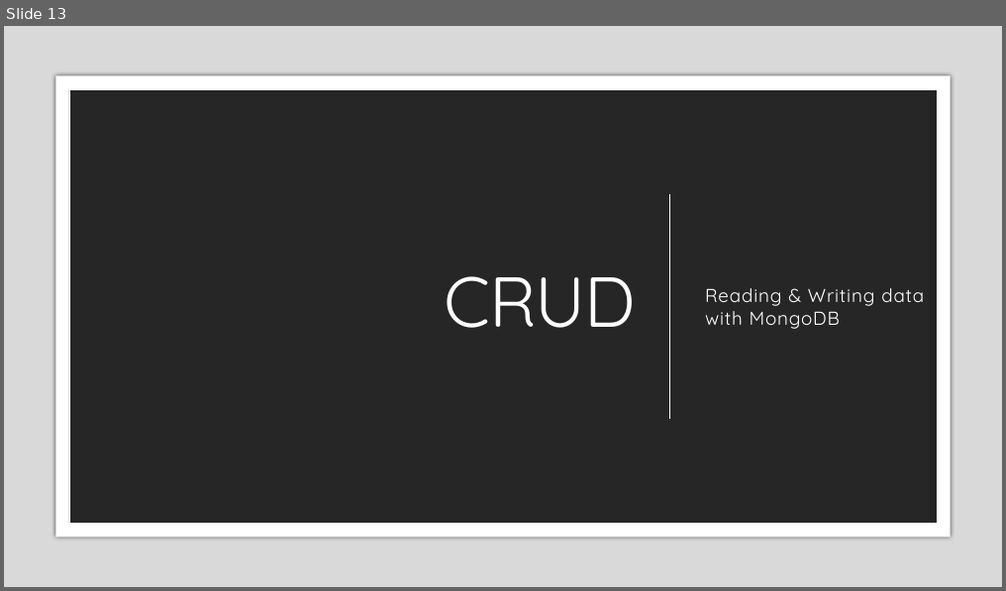
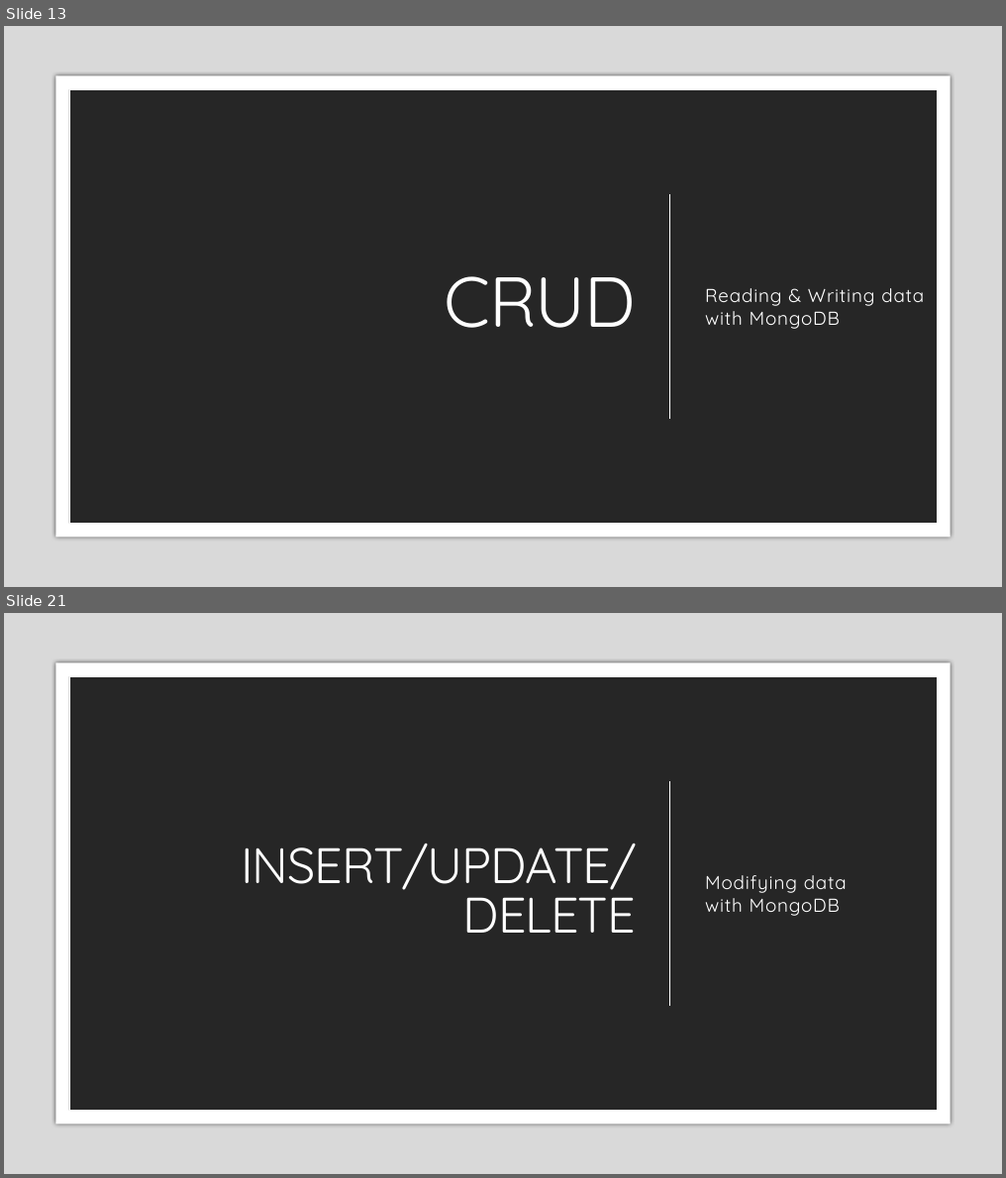
Before and after one commit to zackstotts/base-node-curriculum, a slide deck: unit_03/slides/02 MongoDB & Node.pptx. Shown one above the other, each under a label of ours: slide 13 before the commit, slides 13 and 21 after it; the slides between them are not shown. The pictures are 1006x591 and 1006x1178 pixels, drawn with LibreOffice and Linux fonts; fonts in the diff are those of the drawing. Boxes give left, top, right and bottom in pixels: in the first picture for what was removed or moved away, otherwise in the second. Text is boxed around its words. In the diff, an @@ line names an element or a change of style, - is before the commit and + after.

```diff
--- a/unit_03/slides/02 MongoDB & Node.pptx
+++ b/unit_03/slides/02 MongoDB & Node.pptx
@@ slide 21 added at (4,613,1002,1174), background #000000 @@
@@ rectangle added at (4,613,1002,1174), fill #D9D9D9 @@
@@ rectangle added at (55,663,950,1124), fill #FFFFFF @@
@@ rectangle added at (69,676,937,1111), fill #262626, outline #FFFFFF 0.5 pt @@
@@ rectangle added at (111,717,895,1069), fill #000000 @@
@@ line added from (669, 781) to (669, 1006), #FFFFFF 1 pt @@
@@ title added at (241,844,637,933), 48 pt, text #FFFFFF @@
+INSERT/UPDATE/DELETE
@@ text added at (705,875,846,916), 18 pt, text #FFFFFF @@
+Modifying data
+with MongoDB
```
Also in this commit, not shown: 7 slides changed, 14 other slides added, 1 slide removed.
